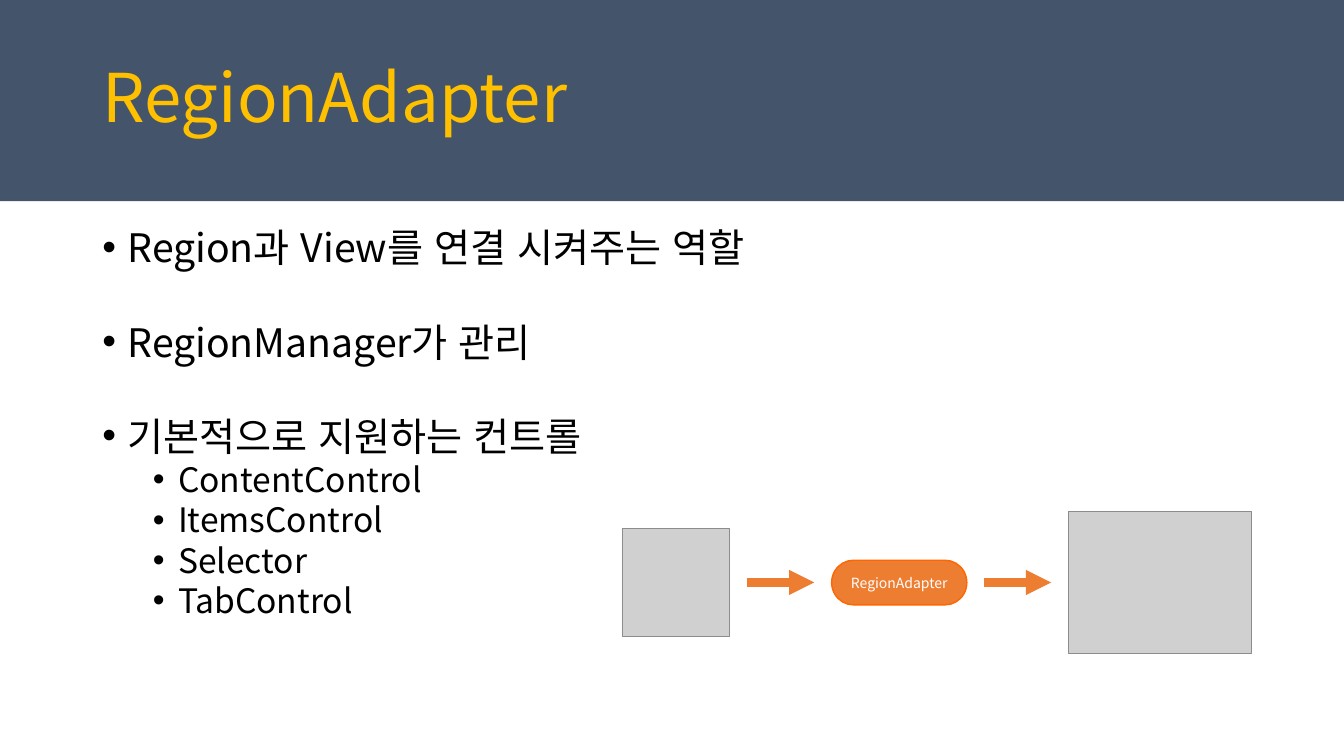
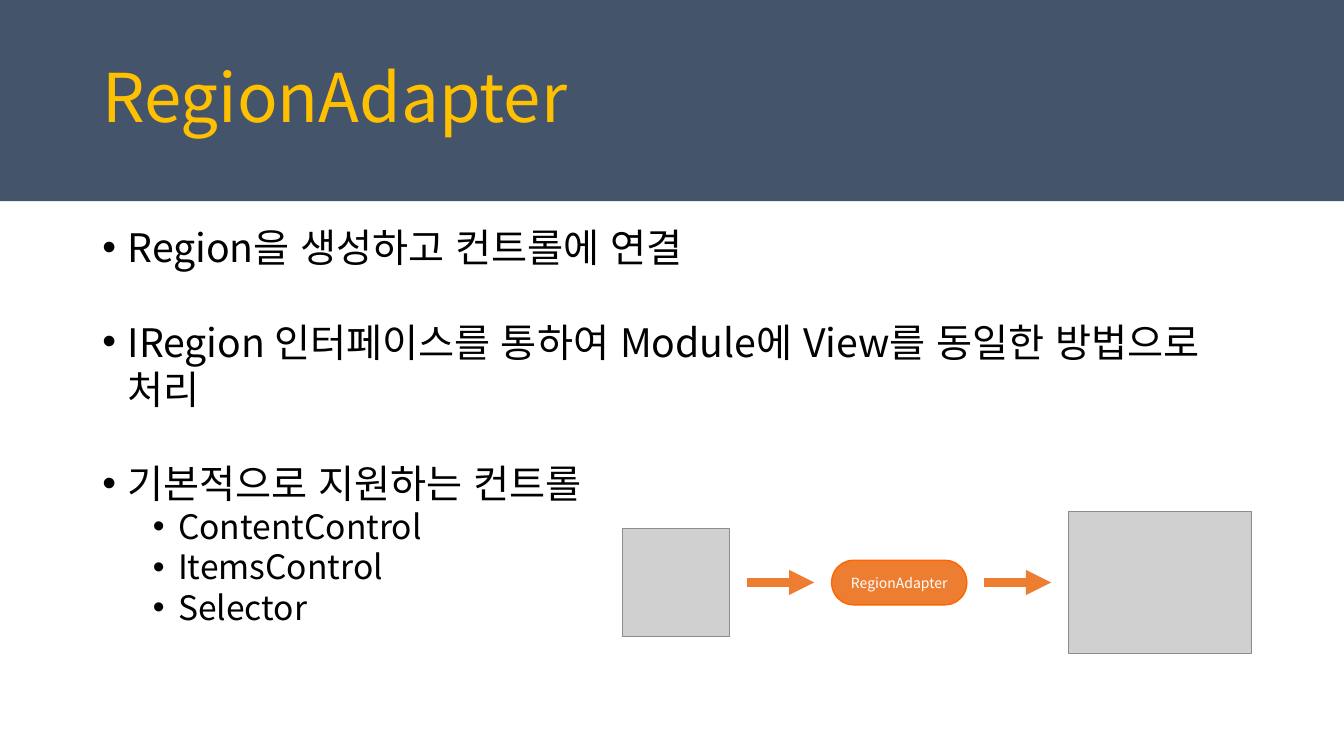
Before and after one commit to juniair/Summary-PPT, a slide deck: slide 15 of PRISM_통합.pptx. Drawn at 1344x756 pixels with LibreOffice and Linux fonts; fonts in the diff are those of the drawing; grey boxes stand for pictures. Boxes give left, top, right and bottom in pixels: in the first picture for what was removed or moved away, otherwise in the second. Text is boxed around its words. In the diff, an @@ line names an element or a change of style, - is before the commit and + after.

```diff
--- a/PRISM_통합.pptx
+++ b/PRISM_통합.pptx
@@ text at [128, 229, 1200, 407]: text changed @@
-• Region과 View를 연결 시켜주는 역할
-• RegionManager가 관리
+• Region을 생성하고 컨트롤에 연결
+• IRegion 인터페이스를 통하여 Module에 View를 동일한 방법으로 처리
@@ text at [178, 586, 353, 614]: paragraph removed @@
-  • TabControl
```
Also in this commit, not shown: 2 other slides changed, 1 other file.
